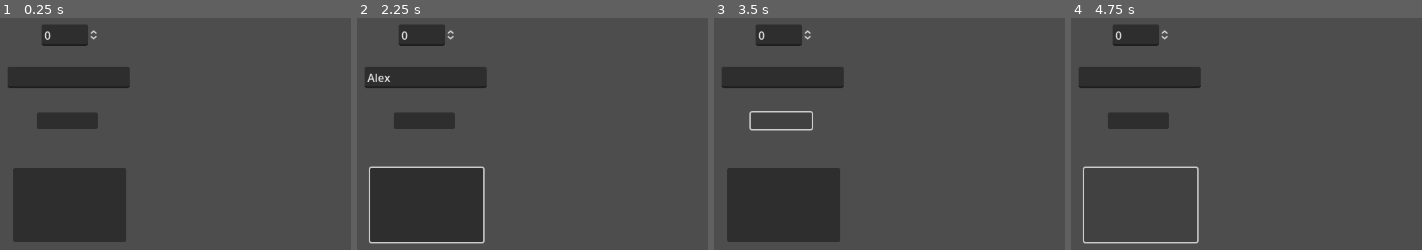
Above: before the commit, frames 1-4 (left to right).
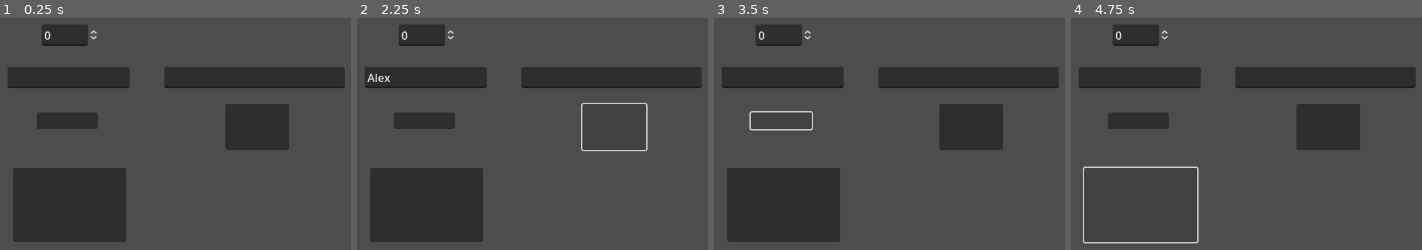
Above: after the commit, the same moments.

Repository: ArminKuburas/godot_spinner
Game: Godot game, scene res://node_2d.tscn
Same seed, same stepped clock (60 frames per second), same inputs: the game is played once before the commit and once after it.
Inputs (mouse positions are in pixels of both pictures, inside the frame that each line leads up to):
- Up to frame 1 (0.25 s): no input
- Up to frame 2 (2.25 s): click (427, 78) at 0.52 s; type "Alex" at 0.6 s; click (427, 205) at 1.25 s; click (613, 127) at 2.02 s
- Up to frame 3 (3.5 s): click (780, 120) at 2.75 s
- Up to frame 4 (4.75 s): click (1137, 120) at 3.5 s; click (1141, 205) at 4.25 s

The runs differ from the first frame. In frame 1, 8.2% of the frame differs, in the area x 46-99%, y 21-57%; in frame 2, 5.9%; in frame 3, 8.2%; in frame 4, 8.2%.

Commit message:
feat: Added the ability to load and save created wheels

Diff:
--- a/godot-spinner-project/node_2d.gd
+++ b/godot-spinner-project/node_2d.gd
@@ -1,12 +1,18 @@
 extends Node2D
 
 var options = []
+var save_path = "user://wheels/"
 
 # Called when the node enters the scene tree for the first time.
 func _ready() -> void:
-	randomize() # Replace with function body.
+	randomize()
 	$Button.connect("pressed", Callable(self, "_on_button_pressed"))
 	$ConfirmButton.connect("pressed", Callable(self, "_on_confirm_button_pressed"))
+	$wheel_save_button.connect("pressed", Callable(self, "_on_wheel_save_button_pressed"))
+	var dir = DirAccess.open("user://wheels")
+	if dir == null:
+		DirAccess.make_dir_absolute("user://wheels")
+	load_saved_wheels()
 
 
 # Called every frame. 'delta' is the elapsed time since the previous frame.
@@ -25,7 +31,7 @@
 	var cumulative_chance = 0
 	for option in options:
 		cumulative_chance += option["chance"]
-		if random_value <= cumulative_chance:
+		if random_value <= cumulative_chance && option["chance"] != 0:
 			print("Selected option: ", option["name"])
 			return
 
@@ -33,11 +39,47 @@
 func _on_button_pressed() -> void:
 	spin_wheel() # Replace with function body.
 
+func load_saved_wheels() -> void:
+	var dir = DirAccess.open(save_path)
+	if dir != null:
+		dir.list_dir_begin()
+		var file_name = dir.get_next()
+		while file_name != "":
+			if !dir.current_is_dir() and file_name.ends_with(".json"):
+				print("Saved wheel: ", file_name)
+				load_wheel(file_name)
+			file_name = dir.get_next()
+		dir.list_dir_end()
+
+func load_wheel(file_name: String) -> void:
+	var file = FileAccess.open(save_path + file_name, FileAccess.READ)
+	if file != null:
+		var data = JSON.parse_string(file.get_as_text())
+		file.close()
+		options = data
+		print("Loaded wheel: ", options)
 
 func _on_confirm_button_pressed() -> void:
 	var option_name = $option_name.text
 	var chance = $option_chance.value
-
+	if $option_name.text == "":
+		print("Given input incorrect as a name is missing")
+		return
 	options.append({"name": option_name, "chance": chance})
 	$option_chance.value = 0
 	$option_name.text = ""
+
+func save_wheel(file_name: String) -> void:
+	var file = FileAccess.open(save_path + file_name + ".json", FileAccess.WRITE)
+	if file != null:
+		file.store_string(JSON.stringify(options))
+		file.close()
+
+
+func _on_wheel_save_button_pressed() -> void:
+	var wheel_name = $wheel_name.text
+	if wheel_name != "":
+		save_wheel(wheel_name)
+		$wheel_name.text = ""
+	else:
+		print("please provide a wheel name")
--- a/godot-spinner-project/node_2d.tscn
+++ b/godot-spinner-project/node_2d.tscn
@@ -13,11 +13,11 @@
 offset_right = 244.0
 offset_bottom = 358.0
 
-[node name="LineEdit" type="LineEdit" parent="."]
-offset_left = 26.0
-offset_top = -169.0
-offset_right = 93.0625
-offset_bottom = -138.0
+[node name="wheel_name" type="LineEdit" parent="."]
+offset_left = 299.0
+offset_top = 105.0
+offset_right = 559.0
+offset_bottom = 136.0
 
 [node name="option_name" type="LineEdit" parent="."]
 offset_left = 73.0
@@ -37,5 +37,12 @@
 offset_right = 205.063
 offset_bottom = 75.0
 
+[node name="wheel_save_button" type="Button" parent="."]
+offset_left = 387.0
+offset_top = 159.0
+offset_right = 479.0
+offset_bottom = 225.0
+
 [connection signal="pressed" from="Button" to="." method="_on_button_pressed"]
 [connection signal="pressed" from="ConfirmButton" to="." method="_on_confirm_button_pressed"]
+[connection signal="pressed" from="wheel_save_button" to="." method="_on_wheel_save_button_pressed"]
